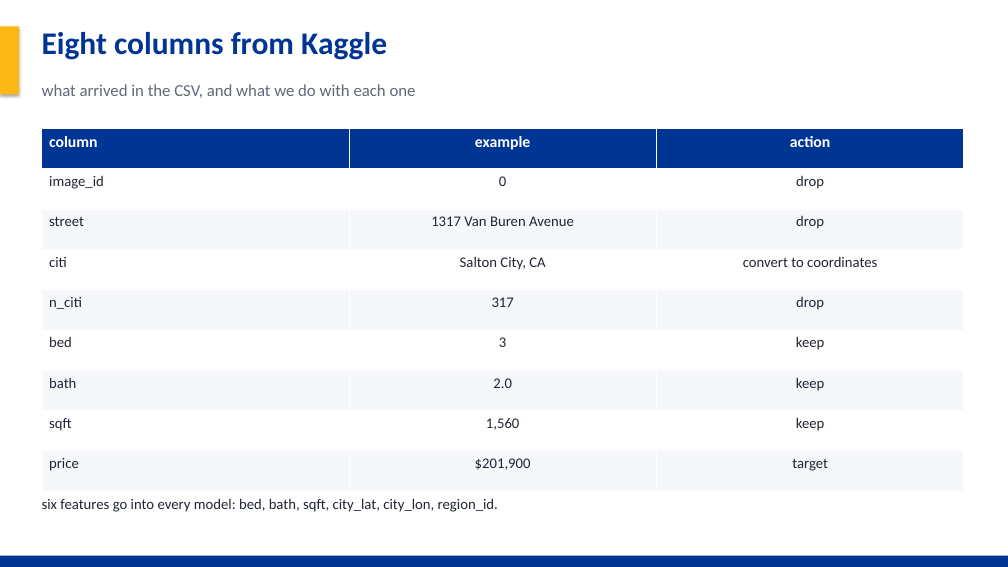
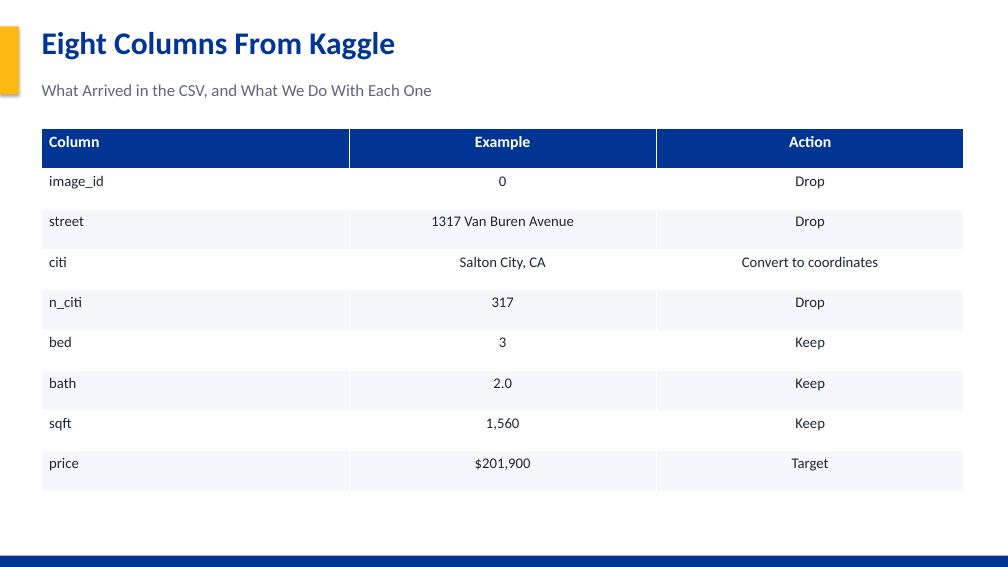
Before and after one commit to Noah-Gallego/house-price-4450-final, a slide deck: slide 6 of HousePrice_Final_Project.pptx. Drawn at 1008x567 pixels with LibreOffice and Linux fonts; fonts in the diff are those of the drawing. Boxes give left, top, right and bottom in pixels: in the first picture for what was removed or moved away, otherwise in the second. Text is boxed around its words. In the diff, an @@ line names an element or a change of style, - is before the commit and + after.

```diff
--- a/HousePrice_Final_Project.pptx
+++ b/HousePrice_Final_Project.pptx
@@ text at (x1=42, y1=32, x2=395, y2=60): text changed @@
-Eight columns from Kaggle
+Eight Columns From Kaggle
@@ text at (x1=42, y1=84, x2=432, y2=98): text changed @@
-what arrived in the CSV, and what we do with each one
+What Arrived in the CSV, and What We Do With Each One
@@ table at (x1=42, y1=129, x2=965, y2=492) @@
-row 1: column | example | action
+row 1: Column | Example | Action
-row 2, column 3: drop
+row 2, column 3: Drop
-row 3, column 3: drop
+row 3, column 3: Drop
-row 4, column 3: convert to coordinates
+row 4, column 3: Convert to coordinates
-row 5, column 3: drop
+row 5, column 3: Drop
-row 6, column 3: keep
+row 6, column 3: Keep
-row 7, column 3: keep
+row 7, column 3: Keep
-row 8, column 3: keep
+row 8, column 3: Keep
-row 9, column 3: target
+row 9, column 3: Target
@@ text removed at (x1=42, y1=498, x2=498, y2=512) @@
-six features go into every model: bed, bath, sqft, city_lat, city_lon, region_id.
```
Also in this commit, not shown: 22 other slides changed, 5 slides added, 2 slides removed, 9 other files.
